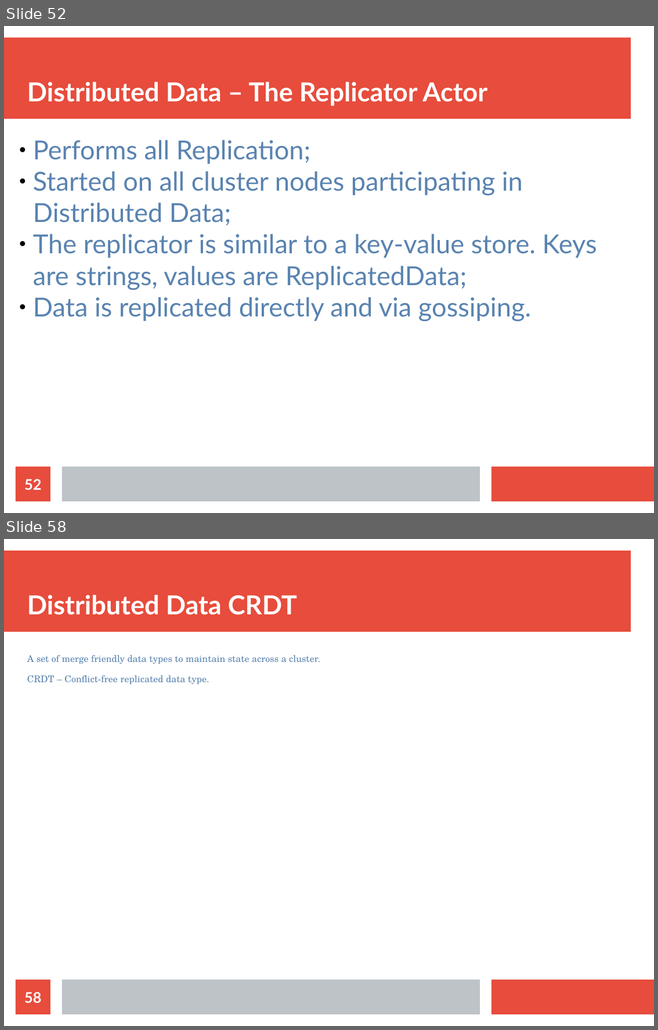
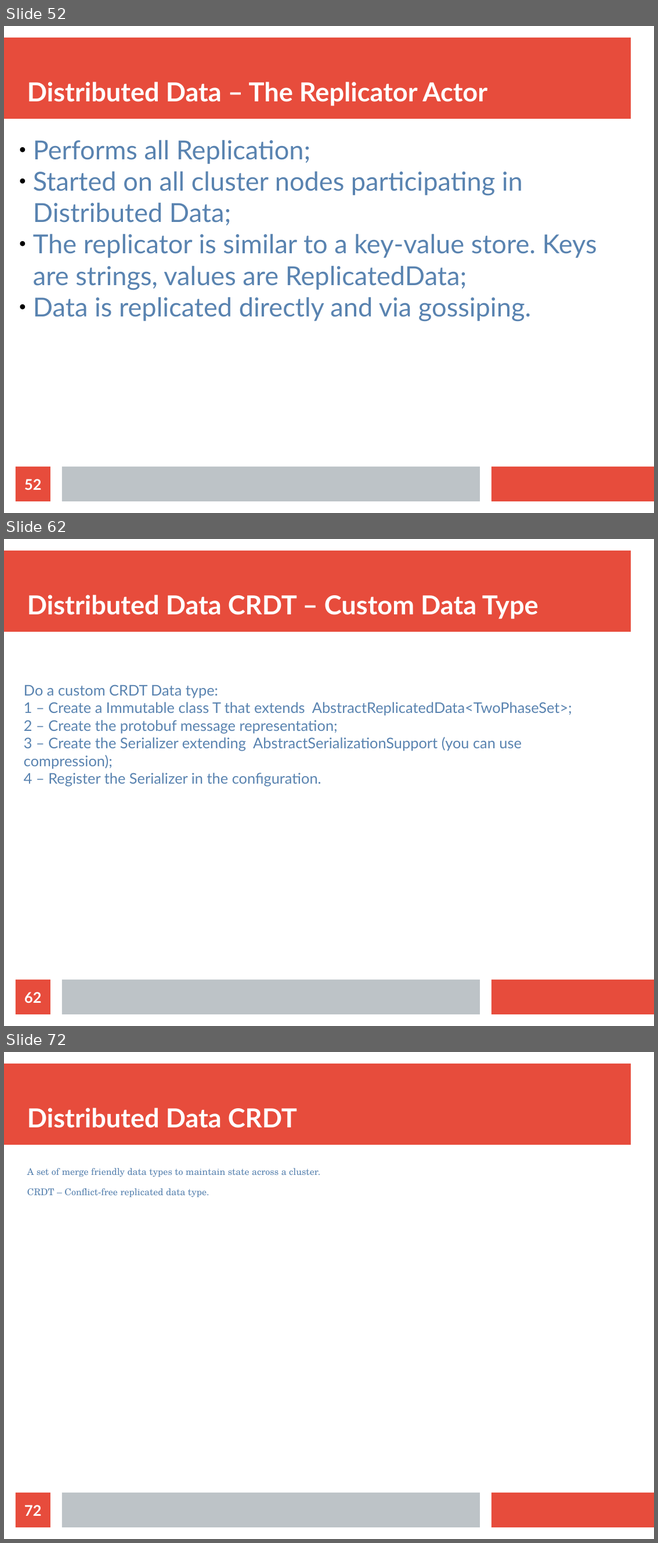
Before and after one commit to bytemania/akka-java-cluster, a slide deck: src/main/resources/res/presentation.odp. Shown one above the other, each under a label of ours: slides 52 and 58 before the commit, slides 52, 62 and 72 after it; the slides between them are not shown. The pictures are 658x1030 and 658x1543 pixels, drawn with LibreOffice and Linux fonts; fonts in the diff are those of the drawing. Boxes give left, top, right and bottom in pixels: in the first picture for what was removed or moved away, otherwise in the second. Text is boxed around its words. In the diff, an @@ line names an element or a change of style, - is before the commit and + after.

```diff
--- a/src/main/resources/res/presentation.odp
+++ b/src/main/resources/res/presentation.odp
@@ slide 62 added at (x1=4, y1=539, x2=654, y2=1026), background #FFFFFF; not listed: 3 template elements that a slide beside it also shows @@
@@ title added at (x1=27, y1=595, x2=538, y2=619), 32 pt, text #FFFFFF, bold @@
+Distributed Data CRDT – Custom Data Type
@@ text added at (x1=24, y1=685, x2=572, y2=787), 18 pt, text #5983B0 @@
+Do a custom CRDT Data type:
+1 – Create a Immutable class T that extends AbstractReplicatedData<TwoPhaseSet>;
+2 – Create the protobuf message representation;
+3 – Create the Serializer extending AbstractSerializationSupport (you can use compression);
+4 – Register the Serializer in the configuration.
@@ page number added at (x1=16, y1=980, x2=50, y2=1015), fill #E74C3C, 18 pt, text #FFFFFF, bold @@
+62
@@ what was slide 58 is now slide 72 @@
@@ page number at (x1=24, y1=1505, x2=41, y2=1516): text changed @@
-58
+72
```
Also in this commit, not shown: 5 slides changed, 14 other slides added.
